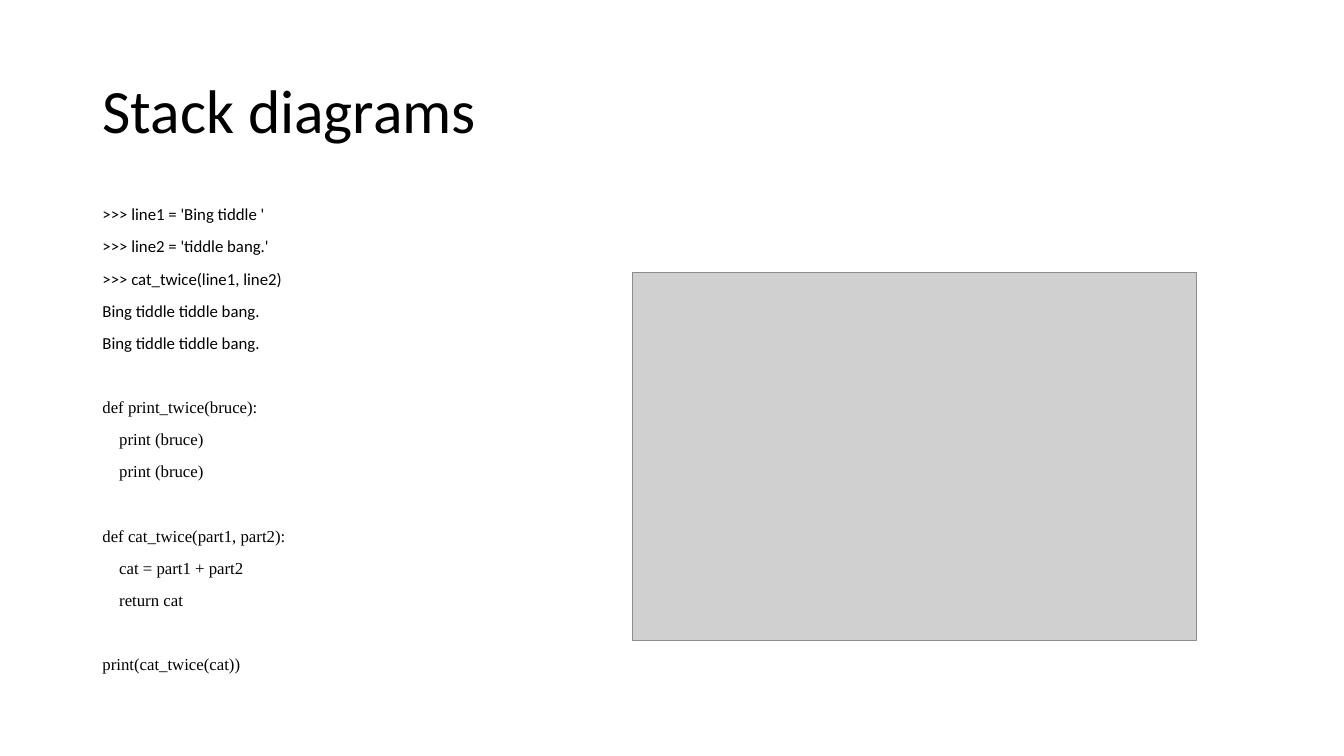
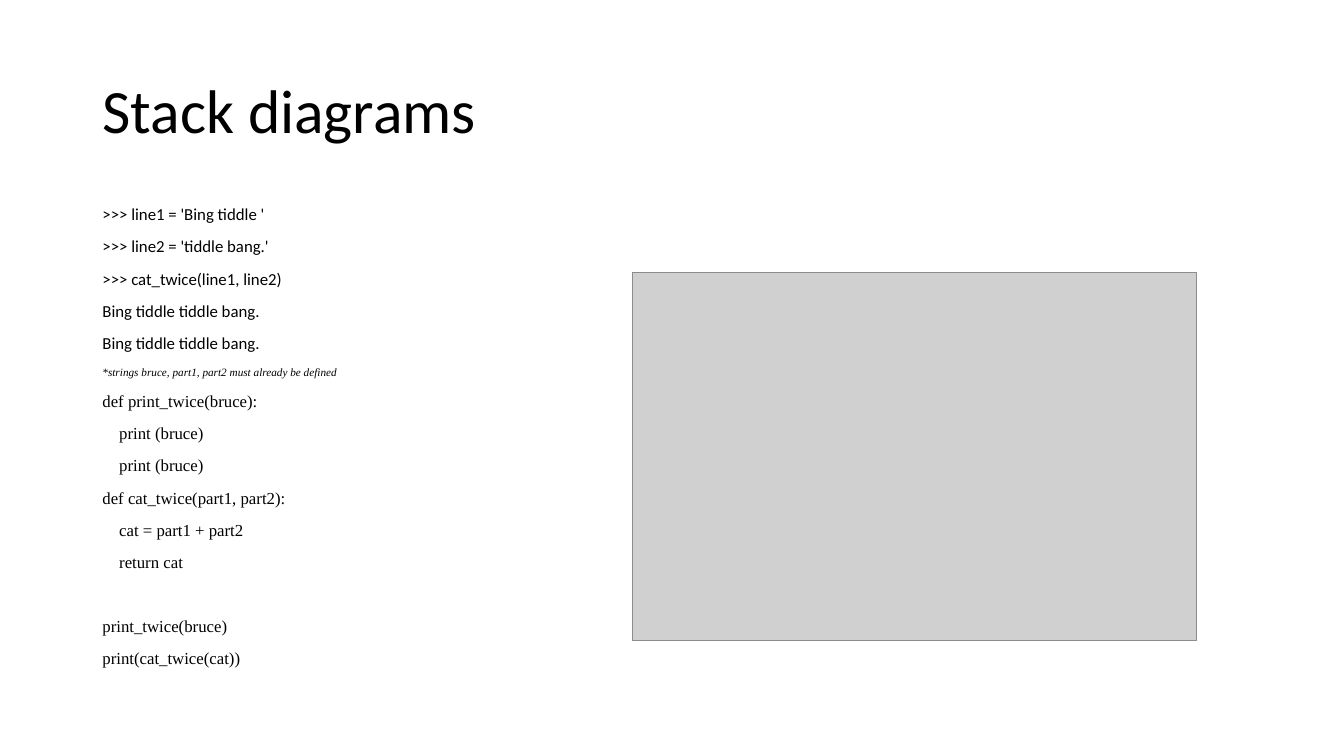
Before and after one commit to MobyAtTheo/PSG3, a slide deck: slide 15 of week02-ch2-3-pys.pptx. Drawn at 1344x756 pixels with LibreOffice and Linux fonts; fonts in the diff are those of the drawing; grey boxes stand for pictures. Boxes give left, top, right and bottom in pixels: in the first picture for what was removed or moved away, otherwise in the second. Text is boxed around its words. In the diff, an @@ line names an element or a change of style, - is before the commit and + after.

Commit message:
Updated to ch3 end. 	modified:   week02-ch2-3-pys.pptx

```diff
--- a/week02-ch2-3-pys.pptx
+++ b/week02-ch2-3-pys.pptx
@@ text at <box>102,368,337,379</box>: paragraph added @@
+*strings bruce, part1, part2 must already be defined
@@ text at <box>102,620,227,636</box>: paragraph added @@
+print_twice(bruce)
```
